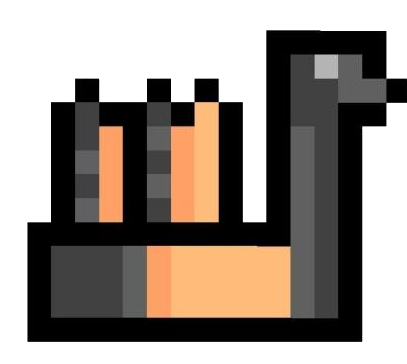
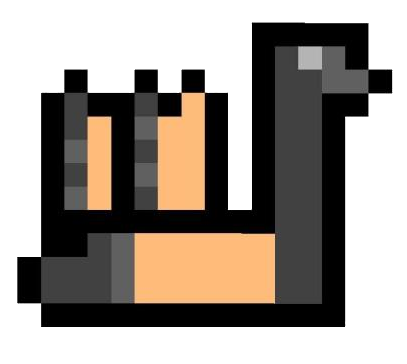
Layers edited between the first and the second 407×364 image:
showed "Pasted Layer", moved it above "Screenshot_20230417-205913_PixelArt.jpg", painted on it over (17, 22, 396, 342)
renamed "Pasted Layer #1" to "Screenshot_20230417-205913_PixelArt.jpg", hid it, painted on it over (17, 22, 407, 342)
